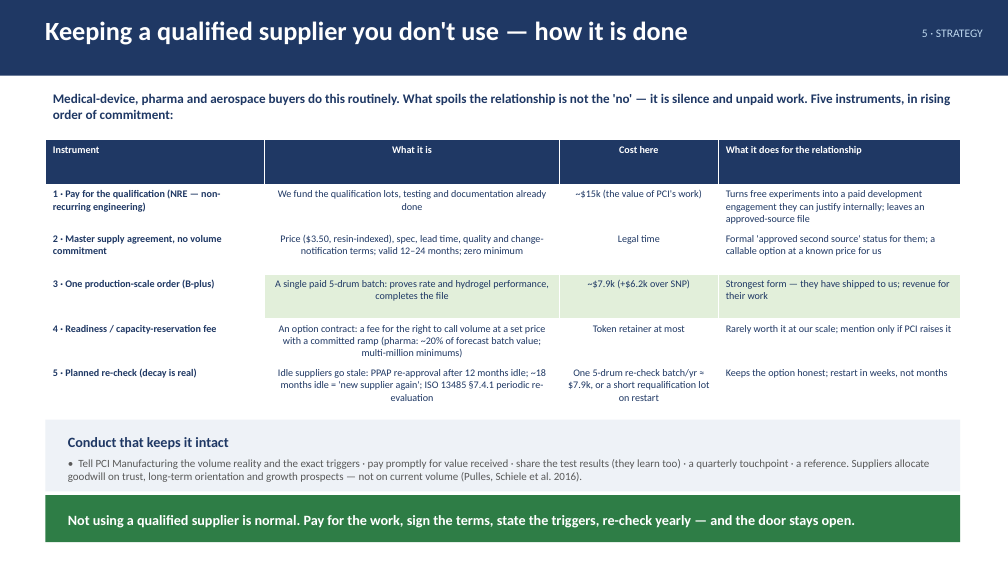
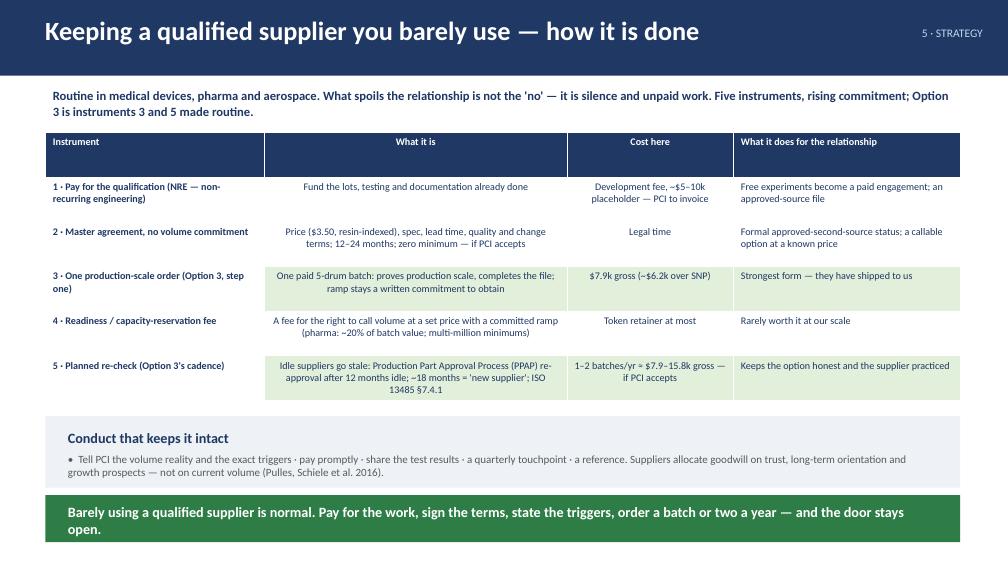
Before and after one commit to naviero1/Claude-Works, a slide deck: slide 9 of PVA second supplier initiative/PVA_Second_Supplier_Leadership_Deck.pptx. Drawn at 1008x567 pixels with LibreOffice and Linux fonts; fonts in the diff are those of the drawing. Boxes give left, top, right and bottom in pixels: in the first picture for what was removed or moved away, otherwise in the second. Text is boxed around its words. In the diff, an @@ line names an element or a change of style, - is before the commit and + after.

```diff
--- a/PVA second supplier initiative/PVA_Second_Supplier_Leadership_Deck.pptx
+++ b/PVA second supplier initiative/PVA_Second_Supplier_Leadership_Deck.pptx
@@ text at (x1=45, y1=21, x2=699, y2=45): text changed @@
-Keeping a qualified supplier you don't use — how it is done
+Keeping a qualified supplier you barely use — how it is done
@@ text at (x1=53, y1=91, x2=948, y2=116): text changed; size 12.5 to 12 pt @@
-Medical-device, pharma and aerospace buyers do this routinely. What spoils the relationship is not the 'no' — it is silence and unpaid work. Five instruments, in rising order of commitment:
+Routine in medical devices, pharma and aerospace. What spoils the relationship is not the 'no' — it is silence and unpaid work. Five instruments, rising commitment; Option 3 is instruments 3 and 5 made routine.
@@ table at (x1=45, y1=132, x2=960, y2=401) @@
-row 2: 1 · Pay for the qualification (NRE — non-recurring engineering) | We fund the qualification lots, testing and documentation already done | ~$15k (the value of PCI's work) | Turns free experiments into a paid development engagement they can justify internally; leaves an approved-source file
+row 2: 1 · Pay for the qualification (NRE — non-recurring engineering) | Fund the lots, testing and documentation already done | Development fee, ~$5–10k placeholder — PCI to invoice | Free experiments become a paid engagement; an approved-source file
-row 3: 2 · Master supply agreement, no volume commitment | Price ($3.50, resin-indexed), spec, lead time, quality and change-notification terms; valid 12–24 months; zero minimum | Legal time | Formal 'approved second source' status for them; a callable option at a known price for us
+row 3: 2 · Master agreement, no volume commitment | Price ($3.50, resin-indexed), spec, lead time, quality and change terms; 12–24 months; zero minimum — if PCI accepts | Legal time | Formal approved-second-source status; a callable option at a known price
-row 4: 3 · One production-scale order (B-plus) | A single paid 5-drum batch: proves rate and hydrogel performance, completes the file | ~$7.9k (+$6.2k over SNP) | Strongest form — they have shipped to us; revenue for their work
+row 4: 3 · One production-scale order (Option 3, step one) | One paid 5-drum batch: proves production scale, completes the file; ramp stays a written commitment to obtain | $7.9k gross (~$6.2k over SNP) | Strongest form — they have shipped to us
-row 5, column 2: An option contract: a fee for the right to call volume at a set price with a committed ramp (pharma: ~20% of forecast batch value; multi-million minimums)
+row 5, column 2: A fee for the right to call volume at a set price with a committed ramp (pharma: ~20% of batch value; multi-million minimums)
-row 5, column 4: Rarely worth it at our scale; mention only if PCI raises it
+row 5, column 4: Rarely worth it at our scale
-row 6: 5 · Planned re-check (decay is real) | Idle suppliers go stale: PPAP re-approval after 12 months idle; ~18 months idle = 'new supplier again'; ISO 13485 §7.4.1 periodic re-evaluation | One 5-drum re-check batch/yr ≈ $7.9k, or a short requalification lot on restart | Keeps the option honest; restart in weeks, not months
+row 6: 5 · Planned re-check (Option 3's cadence) | Idle suppliers go stale: Production Part Approval Process (PPAP) re-approval after 12 months idle; ~18 months = 'new supplier'; ISO 13485 §7.4.1 | 1–2 batches/yr ≈ $7.9–15.8k gross — if PCI accepts | Keeps the option honest and the supplier practiced
@@ fill #FFFFFF to #E2EFDA in 3 cells @@
@@ table moved from (x1=45, y1=140, x2=960, y2=408) to (x1=45, y1=132, x2=960, y2=401) @@
@@ rectangle moved from (x1=45, y1=420, x2=960, y2=492) to (x1=45, y1=416, x2=960, y2=488) @@
@@ text at (x1=68, y1=455, x2=906, y2=478): text changed @@
-• Tell PCI Manufacturing the volume reality and the exact triggers · pay promptly for value received · share the test results (they learn too) · a quarterly touchpoint · a reference. Suppliers allocate goodwill on trust, long-term orientation and growth prospects — not on current volume (Pulles, Schiele et al. 2016).
+• Tell PCI the volume reality and the exact triggers · pay promptly · share the test results · a quarterly touchpoint · a reference. Suppliers allocate goodwill on trust, long-term orientation and growth prospects — not on current volume (Pulles, Schiele et al. 2016).
@@ text at (x1=68, y1=507, x2=904, y2=537): text changed @@
-Not using a qualified supplier is normal. Pay for the work, sign the terms, state the triggers, re-check yearly — and the door stays open.
+Barely using a qualified supplier is normal. Pay for the work, sign the terms, state the triggers, order a batch or two a year — and the door stays open.
```
Also in this commit, not shown: 10 other slides changed, 11 other files.
